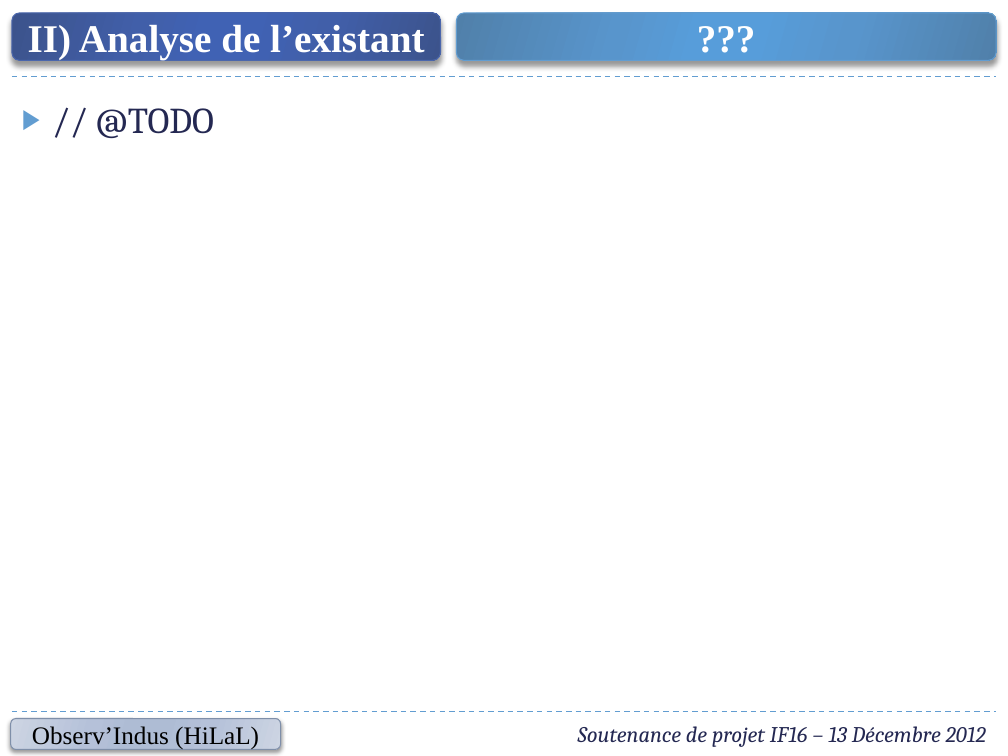
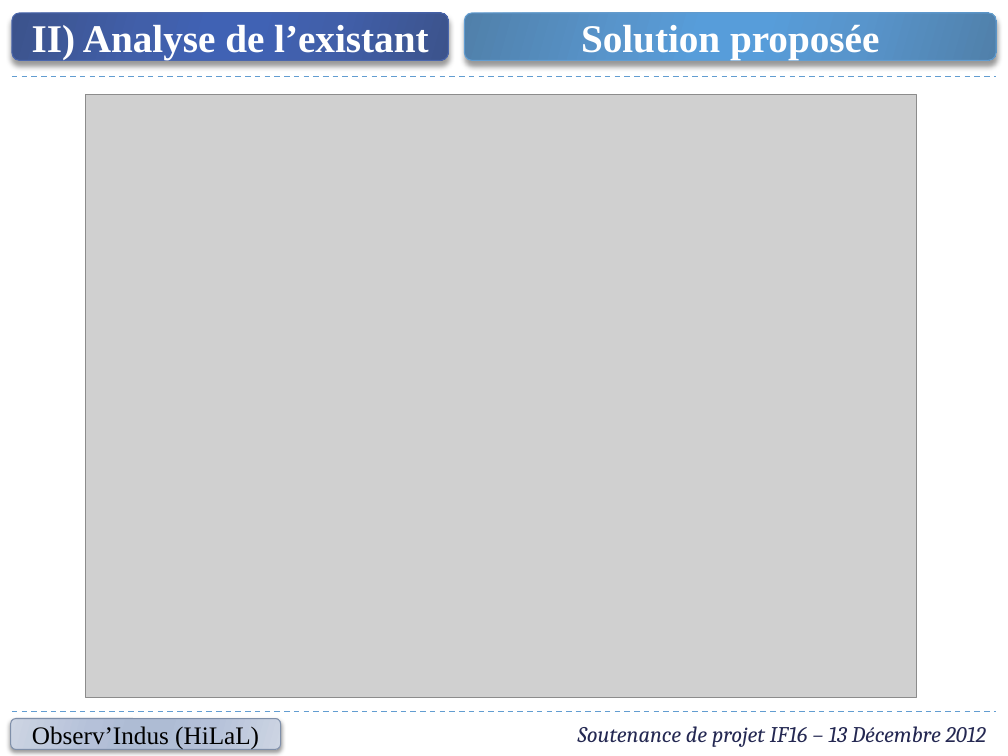
Before and after one commit to cahier/Observ, a slide deck: slide 7 of Presentations/IF16 - Soutenance (2012-12-13).pptx (slide 5 before the commit). Drawn at 1008x756 pixels with LibreOffice and Linux fonts; fonts in the diff are those of the drawing; grey boxes stand for pictures. Boxes give left, top, right and bottom in pixels: in the first picture for what was removed or moved away, otherwise in the second. Text is boxed around its words. In the diff, an @@ line names an element or a change of style, - is before the commit and + after.

```diff
--- a/Presentations/IF16 - Soutenance (2012-12-13).pptx
+++ b/Presentations/IF16 - Soutenance (2012-12-13).pptx
@@ rounded rectangle "II) Analyse de l’existant": place and size @@
-rounded rectangle "II) Analyse de l’existant" at [12, 13, 440, 60]
+rounded rectangle "II) Analyse de l’existant" at [12, 13, 449, 60]
@@ rounded rectangle "Solution proposée": place and size @@
-rounded rectangle "Solution proposée" at [457, 13, 996, 60]
+rounded rectangle "Solution proposée" at [465, 13, 997, 60]
@@ text in rounded rectangle at [581, 25, 879, 59]: text changed @@
-???
+Solution proposée
@@ picture added at [86, 95, 917, 698] @@
@@ text removed at [96, 108, 214, 138] @@
-▶ // @TODO
```
Also in this commit, not shown: 4 other slides changed, 5 slides added.
